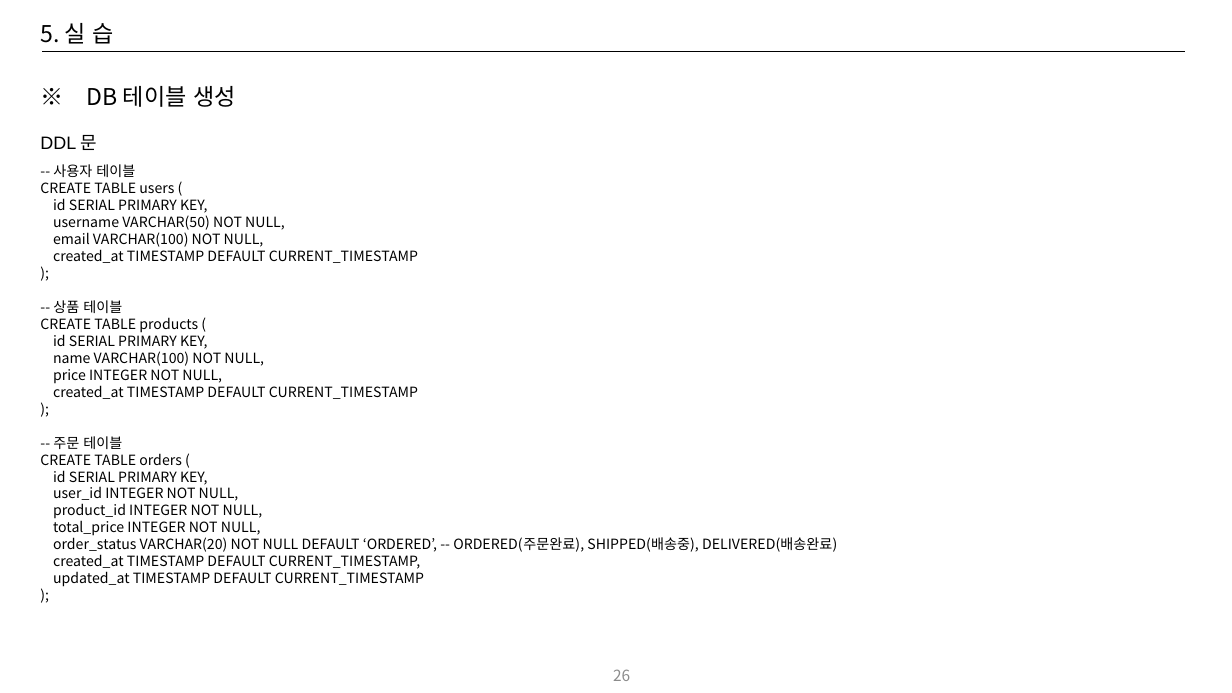
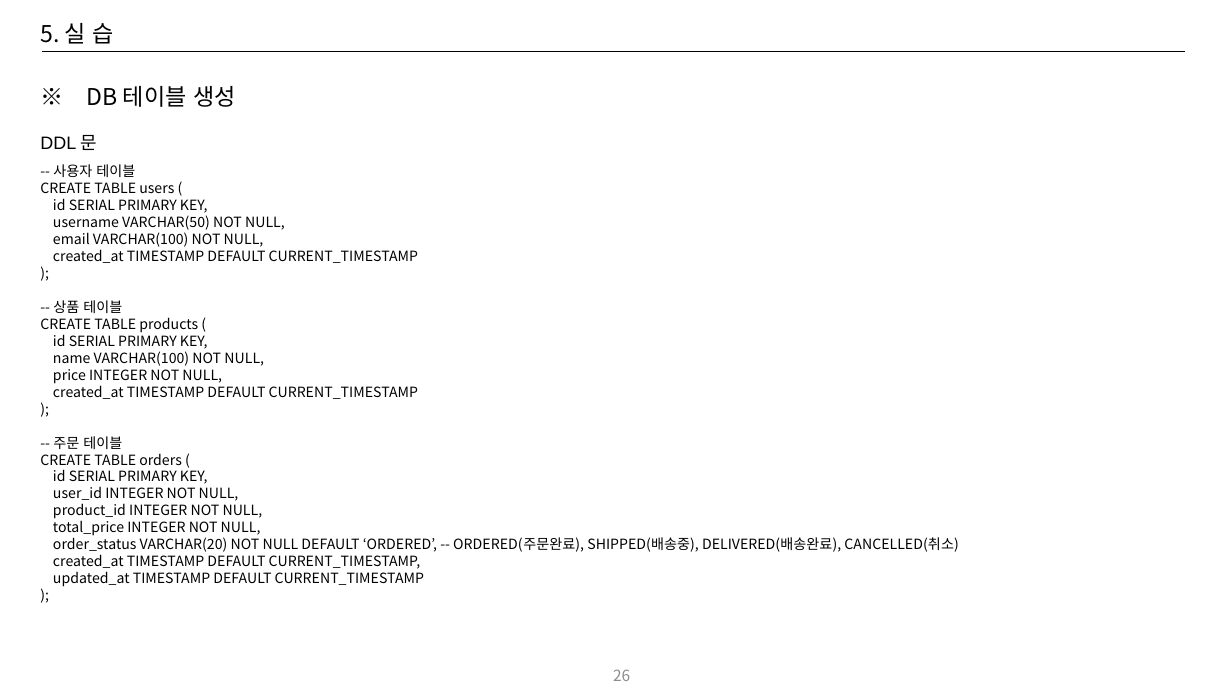
Before and after one commit to CYEOL2/webflux_example, a slide deck: slide 26 of doc/Reactive Programing 교육자료_20250714_v02.pptx. Drawn at 1232x693 pixels with LibreOffice and Linux fonts; fonts in the diff are those of the drawing. Boxes give left, top, right and bottom in pixels: in the first picture for what was removed or moved away, otherwise in the second. Text is boxed around its words. In the diff, an @@ line names an element or a change of style, - is before the commit and + after.

```diff
--- a/doc/Reactive Programing 교육자료_20250714_v02.pptx
+++ b/doc/Reactive Programing 교육자료_20250714_v02.pptx
@@ text at (x1=53, y1=535, x2=958, y2=552): text changed @@
-order_status VARCHAR(20) NOT NULL DEFAULT ‘ORDERED’, -- ORDERED(주문완료), SHIPPED(배송중), DELIVERED(배송완료)
+order_status VARCHAR(20) NOT NULL DEFAULT ‘ORDERED’, -- ORDERED(주문완료), SHIPPED(배송중), DELIVERED(배송완료), CANCELLED(취소)
```
Also in this commit, not shown: 16 other slides changed, 3 slides added, 2 slides removed, 4 other files.
